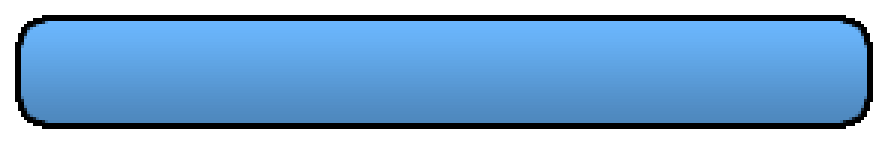
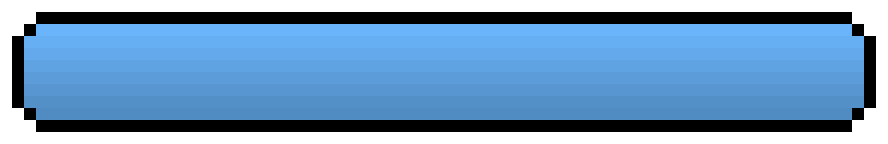
Layered file, before and after one edit (888px x 144px). Changes by layer:
added layer "Layer 8" above "Layer 5" over [12, 12, 876, 132]
added layer "Layer 5" above "Layer 2" over [24, 24, 864, 120]
hid "Layer 2" over [15, 15, 873, 129]
